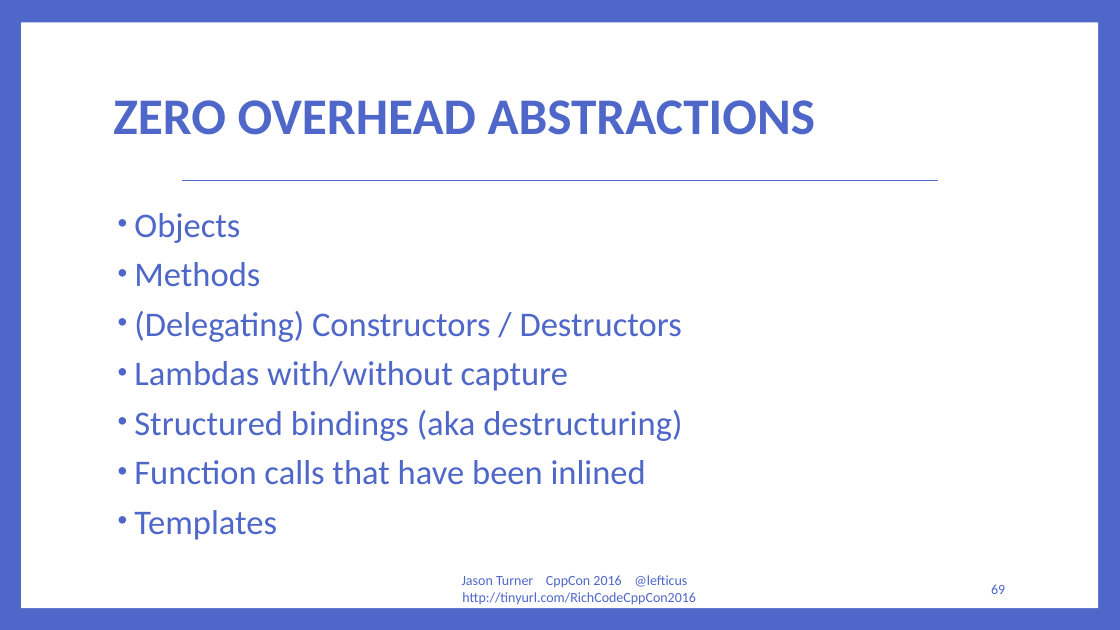
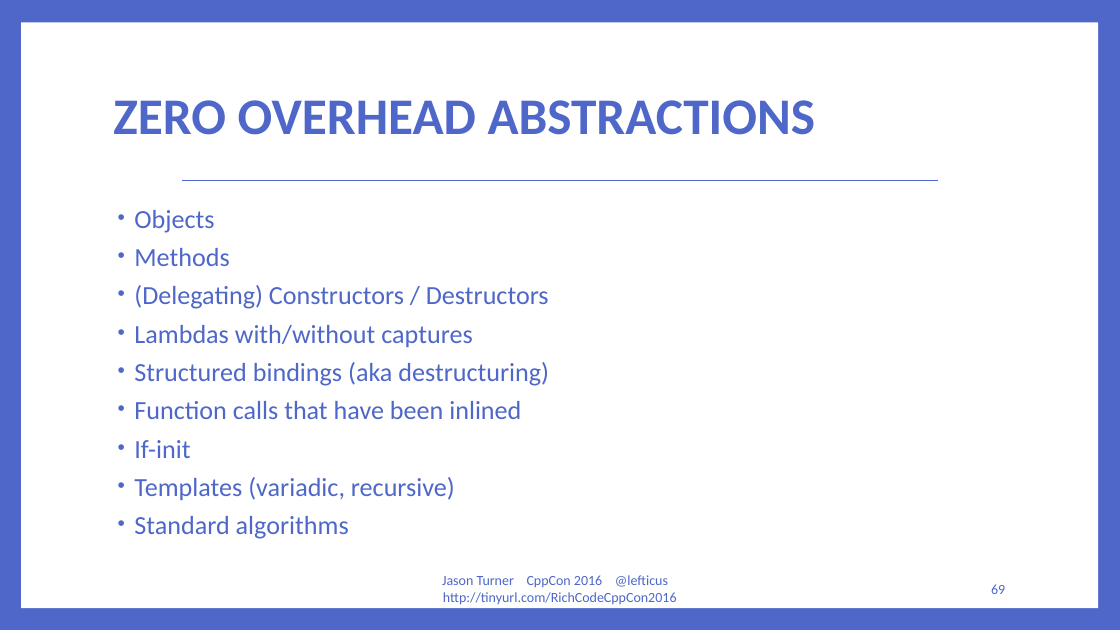
Before and after one commit to lefticus/presentations, a slide deck: slide 69 of RichCodeForTinyMachines/Rich Code For Tiny Computers.pptx. Drawn at 1120x630 pixels with LibreOffice and Linux fonts; fonts in the diff are those of the drawing. Boxes give left, top, right and bottom in pixels: in the first picture for what was removed or moved away, otherwise in the second. Text is boxed around its words. In the diff, an @@ line names an element or a change of style, - is before the commit and + after.

```diff
--- a/RichCodeForTinyMachines/Rich Code For Tiny Computers.pptx
+++ b/RichCodeForTinyMachines/Rich Code For Tiny Computers.pptx
@@ text at [134,210,549,419]: size 29.6 to 22.4 pt in "Objects", "Methods", "(Delegating) Constructors / Destructors", "Structured bindings (aka destructuring)" and 1 more places; line spacing 0.8 to 0.7 @@
@@ text at [134,325,472,347]: text changed; size 29.6 to 22.4 pt @@
-• Lambdas with/without capture
+• Lambdas with/without captures
@@ text at [134,440,455,539]: text changed; size 29.6 to 22.4 pt @@
-• Templates
+• If-init
+• Templates (variadic, recursive)
+• Standard algorithms
@@ text "Jason Turner CppCon 2016 @lefticus ...": place and size @@
-text "Jason Turner CppCon 2016 @lefticus ..." at [462,575,696,605]
+text "Jason Turner CppCon 2016 @lefticus ..." at [442,575,677,605]
```
Also in this commit, not shown: 64 other slides changed, 4 slides added, 4 slides removed.
